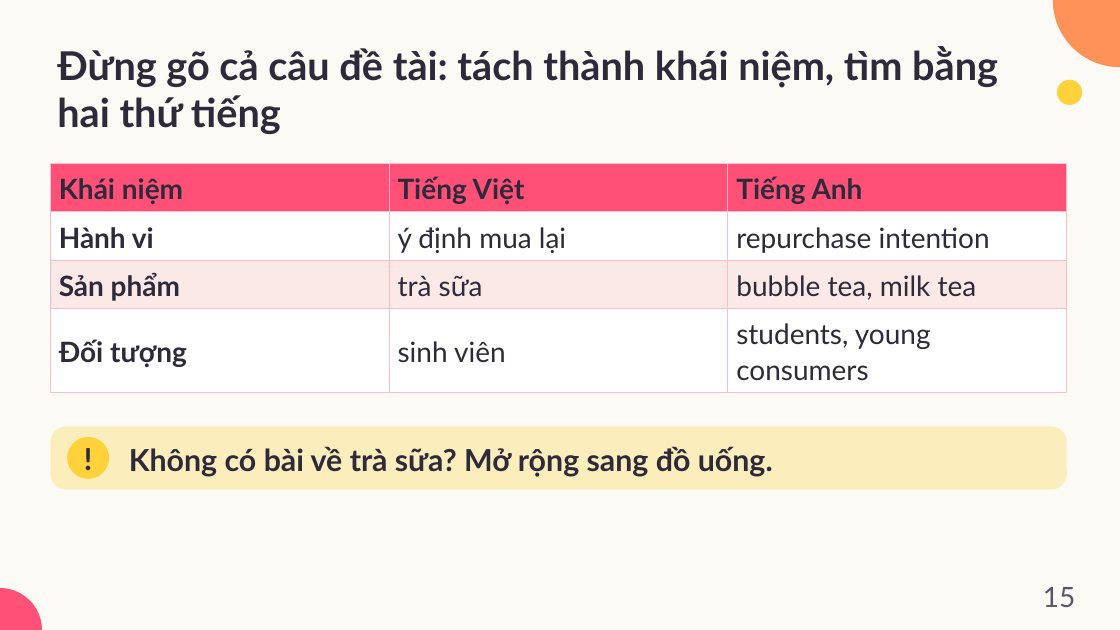
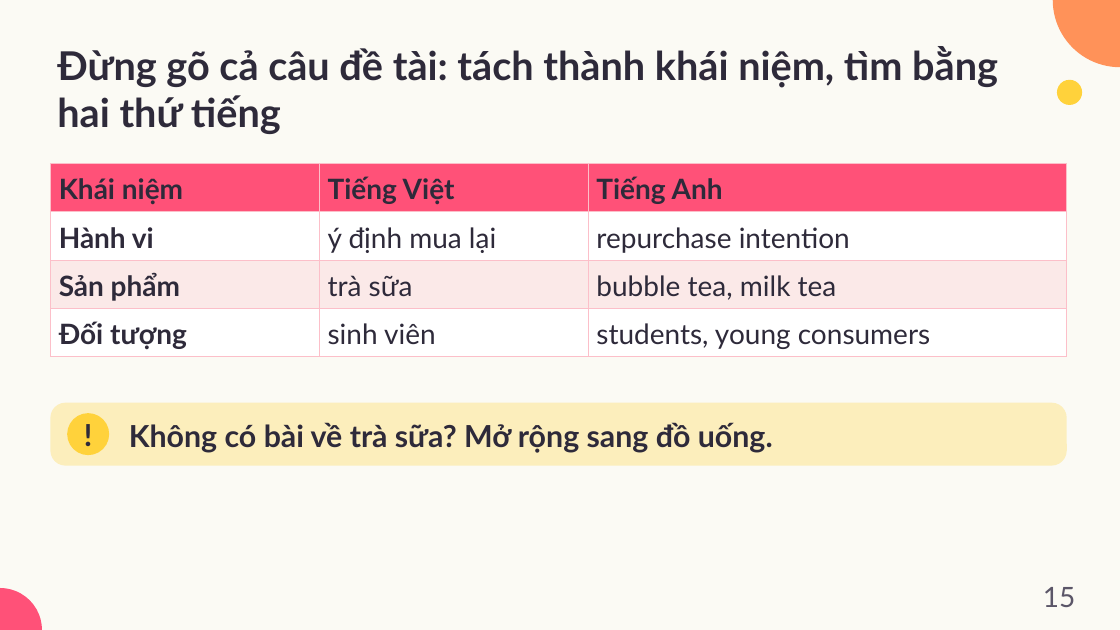
Before and after one commit to dnbaoquyen/academic-pptx-skill, a slide deck: slide 15 of mkt1107/output/MKT1107_W02_slides.pptx. Drawn at 1120x630 pixels with LibreOffice and Linux fonts; fonts in the diff are those of the drawing. Boxes give left, top, right and bottom in pixels: in the first picture for what was removed or moved away, otherwise in the second. Text is boxed around its words. In the diff, an @@ line names an element or a change of style, - is before the commit and + after.

```diff
--- a/mkt1107/output/MKT1107_W02_slides.pptx
+++ b/mkt1107/output/MKT1107_W02_slides.pptx
@@ table: place and size @@
-table at (50,164,1066,385)
+table at (50,164,1067,354)
@@ 2 texts, 1 ellipse, 1 rounded rectangle: place and size @@
-2 texts, 1 ellipse, 1 rounded rectangle at (50,427,1067,490)
+2 texts, 1 ellipse, 1 rounded rectangle at (50,402,1067,465)
```
Also in this commit, not shown: 4 other slides changed, 14 other files.
